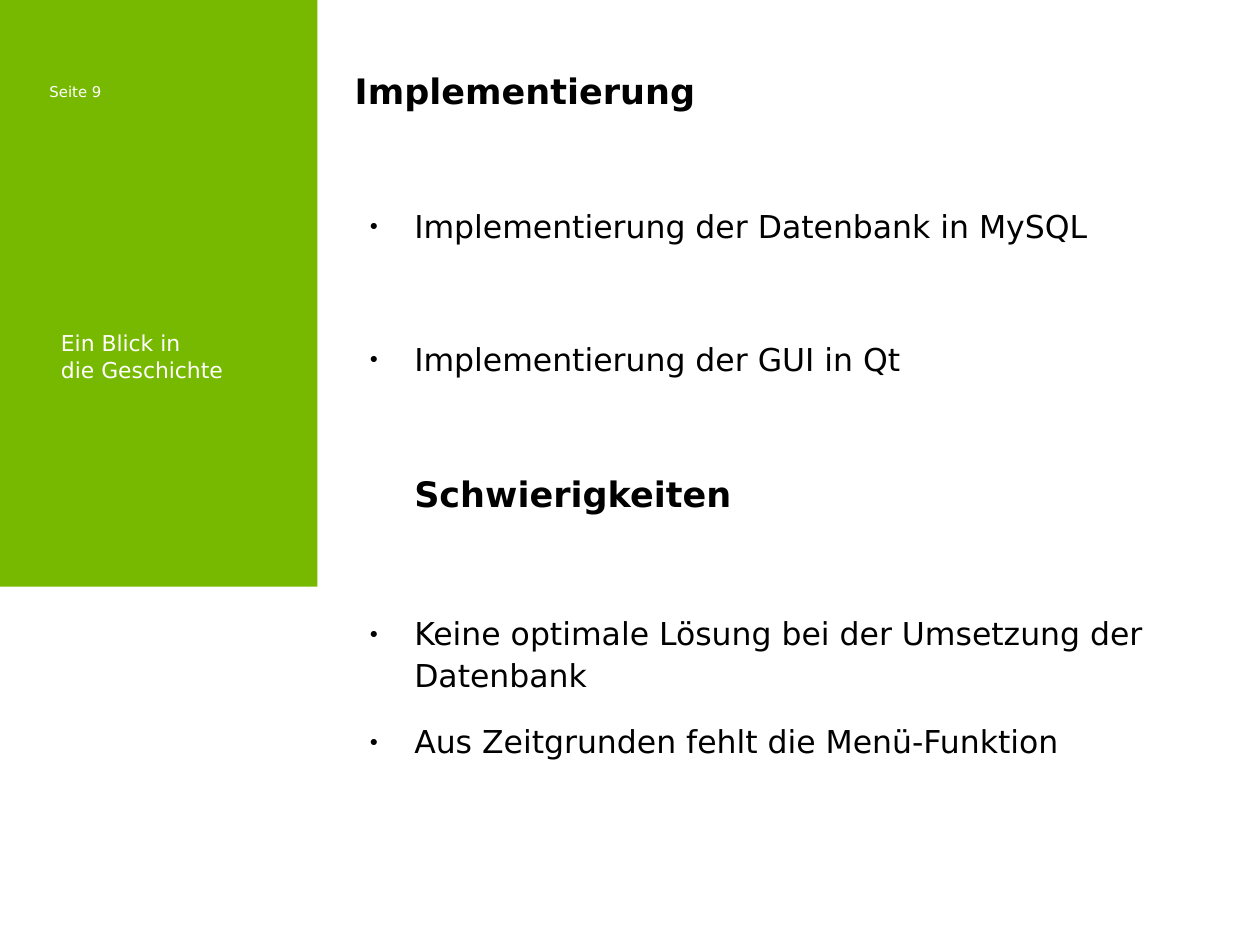
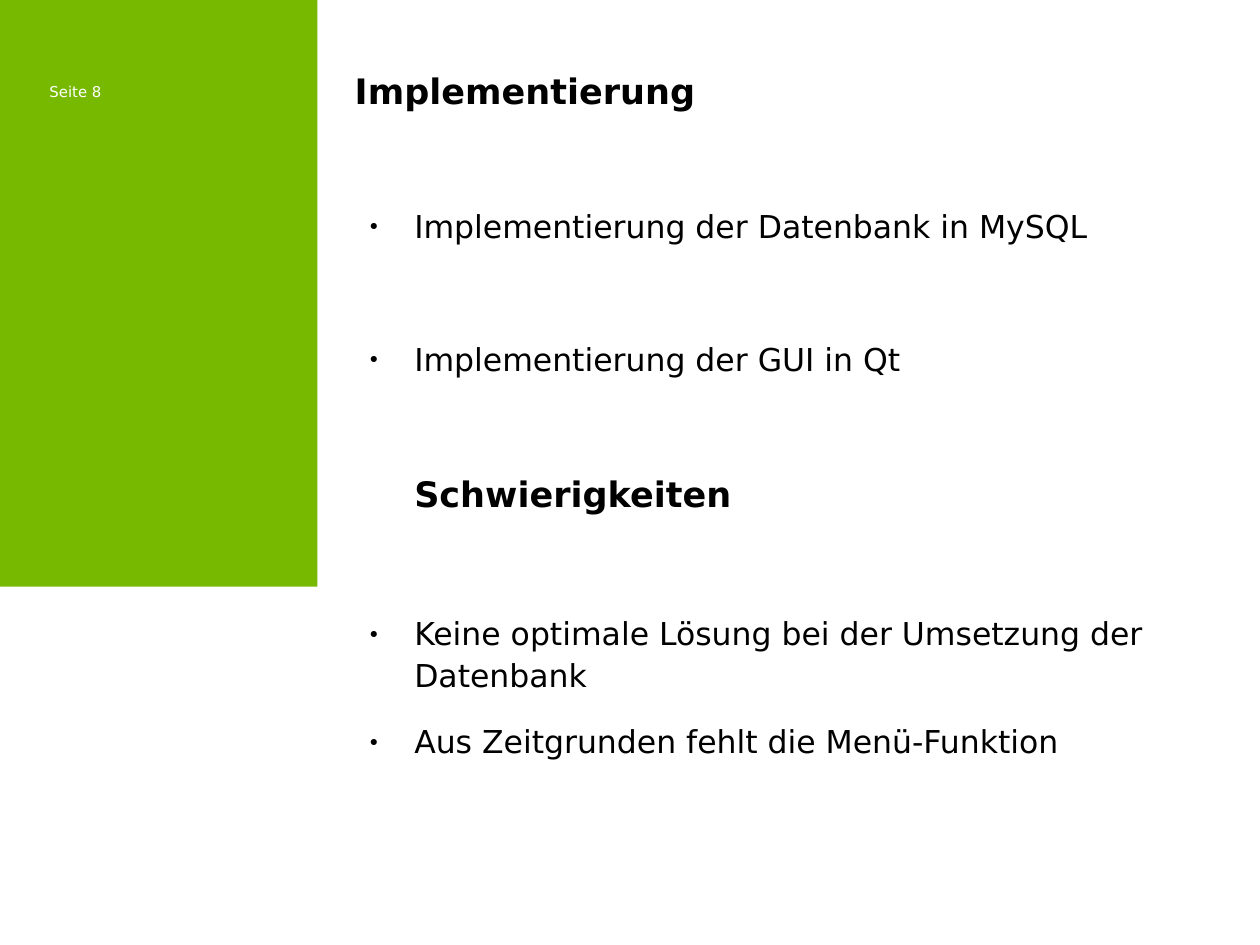
Before and after one commit to leoEAB/McDiabetes, a slide deck: slide 8 of presentation.odp (slide 9 before the commit). Drawn at 1260x945 pixels with LibreOffice and Linux fonts; fonts in the diff are those of the drawing; background and template pictures are left out. Boxes give left, top, right and bottom in pixels: in the first picture for what was removed or moved away, otherwise in the second. Text is boxed around its words. In the diff, an @@ line names an element or a change of style, - is before the commit and + after.

Commit message:
fixed presentation

```diff
--- a/presentation.odp
+++ b/presentation.odp
@@ page number at (x1=49, y1=85, x2=101, y2=98): text changed @@
-Seite 9
+Seite 8
@@ title removed at (x1=61, y1=334, x2=223, y2=379) @@
-Ein Blick in
-die Geschichte
```
Also in this commit, not shown: 2 other slides changed, 4 slides added, 5 slides removed, 2 other files.
